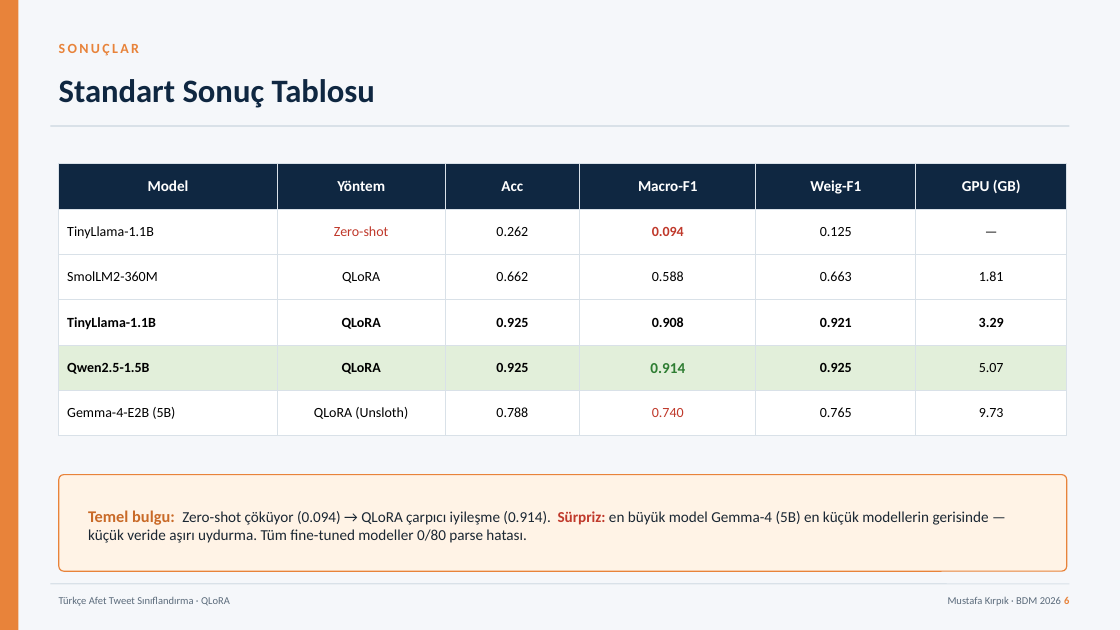
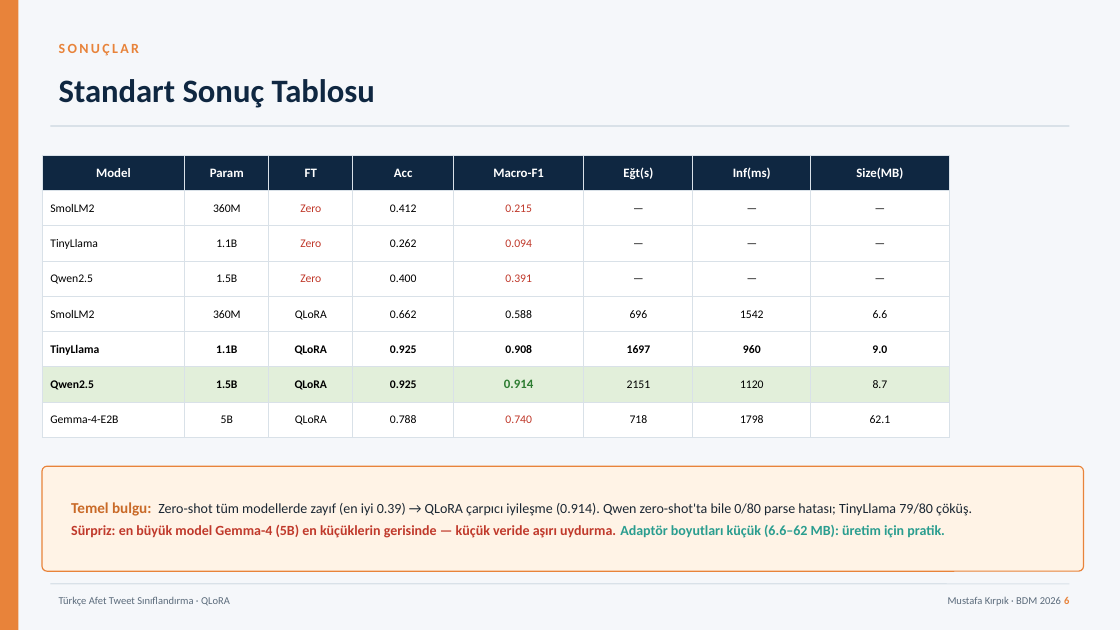
Before and after one commit to mustafakrpk/turkce_afet_qlora_repo, a slide deck: slide 6 of report/SunumFinal_Mustafa_Kirpik.pptx. Drawn at 1120x630 pixels with LibreOffice and Linux fonts; fonts in the diff are those of the drawing. Boxes give left, top, right and bottom in pixels: in the first picture for what was removed or moved away, otherwise in the second. Text is boxed around its words. In the diff, an @@ line names an element or a change of style, - is before the commit and + after.

```diff
--- a/report/SunumFinal_Mustafa_Kirpik.pptx
+++ b/report/SunumFinal_Mustafa_Kirpik.pptx
@@ table at bbox=[42, 155, 949, 429] @@
-Model | Yöntem | Acc | Macro-F1 | Weig-F1 | GPU (GB)
-TinyLlama-1.1B | Zero-shot | 0.262 | 0.094 | 0.125 | —
-SmolLM2-360M | QLoRA | 0.662 | 0.588 | 0.663 | 1.81
-TinyLlama-1.1B | QLoRA | 0.925 | 0.908 | 0.921 | 3.29
-Qwen2.5-1.5B | QLoRA | 0.925 | 0.914 | 0.925 | 5.07
-Gemma-4-E2B (5B) | QLoRA (Unsloth) | 0.788 | 0.740 | 0.765 | 9.73
+Model | Param | FT | Acc | Macro-F1 | Eğt(s) | Inf(ms) | Size(MB)
+SmolLM2 | 360M | Zero | 0.412 | 0.215 | — | — | —
+TinyLlama | 1.1B | Zero | 0.262 | 0.094 | — | — | —
+Qwen2.5 | 1.5B | Zero | 0.400 | 0.391 | — | — | —
+SmolLM2 | 360M | QLoRA | 0.662 | 0.588 | 696 | 1542 | 6.6
+TinyLlama | 1.1B | QLoRA | 0.925 | 0.908 | 1697 | 960 | 9.0
+Qwen2.5 | 1.5B | QLoRA | 0.925 | 0.914 | 2151 | 1120 | 8.7
+Gemma-4-E2B | 5B | QLoRA | 0.788 | 0.740 | 718 | 1798 | 62.1
@@ table: place and size @@
-table at bbox=[59, 164, 1067, 423]
+table at bbox=[42, 155, 949, 429]
@@ rounded rectangle: place and size @@
-rounded rectangle at bbox=[59, 475, 1067, 571]
+rounded rectangle at bbox=[42, 466, 1084, 571]
@@ rounded rectangle at bbox=[42, 466, 1084, 571]: proportions changed @@
@@ text at bbox=[71, 502, 972, 538]: text changed; size 13 to 12 pt; bold on @@
-Temel bulgu: Zero-shot çöküyor (0.094) → QLoRA çarpıcı iyileşme (0.914). Sürpriz: en büyük model Gemma-4 (5B) en küçük modellerin gerisinde — küçük veride aşırı uydurma. Tüm fine-tuned modeller 0/80 parse hatası.
+Temel bulgu: Zero-shot tüm modellerde zayıf (en iyi 0.39) → QLoRA çarpıcı iyileşme (0.914). Qwen zero-shot'ta bile 0/80 parse hatası; TinyLlama 79/80 çöküş.
+Sürpriz: en büyük model Gemma-4 (5B) en küçüklerin gerisinde — küçük veride aşırı uydurma. Adaptör boyutları küçük (6.6–62 MB): üretim için pratik.
```
Also in this commit, not shown: 1 other slide changed, 14 other files.
